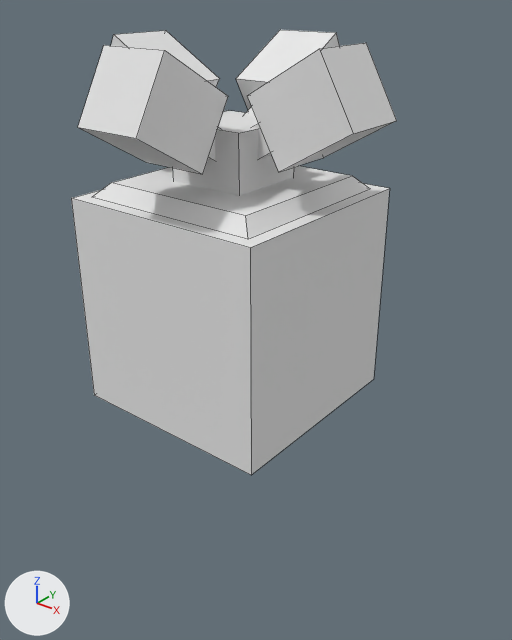
Before and after pictures for a commit that changed the OBJ model src/main/resources/assets/immersivefarming/models/block/sprinkler_normal_inv.obj.
One viewpoint serves both versions: a camera (50 mm lens) standing at (2.0, -2.34, 1.87) and looking at (0.36, -0.3, 0.6). Every picture has the same lights, and +X, +Y and +Z are marked at lower left. Mesh edges are drawn as thin lines. Where no turn or scale is listed for an object, it has been applied to the vertices.

The scene before the commit, as lines of its bpy script (objects in view):
```python
ob_cube = bpy.data.objects.new('cube', me_cube)
ob_cube.location = (0.0, 0.0, 0.0)
ob_cube_001 = bpy.data.objects.new('cube.001', me_cube_001)
ob_cube_001.location = (0.0, 0.0, 0.0)
ob_cube_002 = bpy.data.objects.new('cube.002', me_cube_002)
ob_cube_002.location = (0.0, 0.0, 0.0)
ob_cube_003 = bpy.data.objects.new('cube.003', me_cube_003)
ob_cube_003.location = (0.0, 0.0, 0.0)
ob_cube_004 = bpy.data.objects.new('cube.004', me_cube_004)
ob_cube_004.location = (0.0, 0.0, 0.0)
ob_cube_005 = bpy.data.objects.new('cube.005', me_cube_005)
ob_cube_005.location = (0.0, 0.0, 0.0)
```
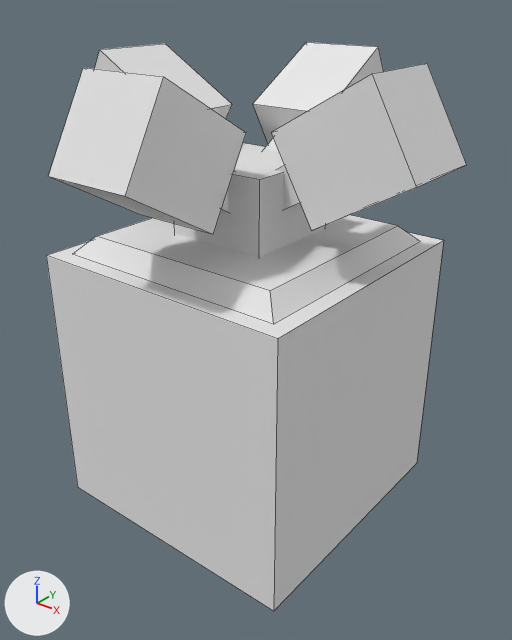
Commit message: fix: working sprinkler models

The edits, one by one:
me_cube is used by ob_cube; location (0.0, 0.0, 0.0).
me_cube had 16 vertices, 12 faces and spanned x -0.5..0.5, y -0.5..0.5, z 0.0..1.062.
me_cube now has 120 vertices, 90 faces and spans x -0.189..1.189, y -1.189..0.189, z 0.0..1.64.
me_cube part 1: a new loose piece, a box spanning x 0.312..0.688, y -0.687..-0.312, z 0.938..1.312, in mat_m_9b6b2ba4_81ed_8240_93b9_751bc618b6e9 (white #e7e7e7).
me_cube part 2: the loose piece of 8 vertices spanning x -0.438..0.438, y -0.437..0.438, z 1.0..1.062 is moved by (0.5, -0.5, 0.0).
me_cube part 3: the loose piece of 8 vertices spanning x -0.5..0.5, y -0.5..0.5, z 0.0..1.0 is moved by (0.5, -0.5, 0.0).
Part 4, on me_cube:
32 vertices are added at x -0.189..1.189, y -1.189..0.189, z 1.138..1.64.
8 new vertices lie (0.312, 0.0, 0.0) away from vertices in x 0.344, y -1.189..0.189, z 1.181..1.64.
8 new vertices lie (0.124, 0.0, 0.0) away from vertices in x 0.438, y -0.872..-0.128, z 1.138..1.402.
8 new vertices lie (0.0, 0.312, 0.0) away from vertices in x -0.189..1.189, y -0.656, z 1.181..1.64.
8 new vertices lie (0.0, 0.125, 0.0) away from vertices in x 0.128..0.872, y -0.562, z 1.138..1.402.
48 new faces join them.
Object 'cube.001' (ob_cube_001) is deleted.
Object 'cube.002' (ob_cube_002) is deleted.
Object 'cube.003' (ob_cube_003) is deleted.
Object 'cube.004' (ob_cube_004) is deleted.
Object 'cube.005' (ob_cube_005) is deleted.

Pixel boxes [x1, y1, x2, y2] of what changed, in the pictures (512 x 640 px; the box of a moved part takes in the faces that stretch with it):
'cube', reshaped (32% wider, 84% taller): before [71, 166, 389, 475]; after [46, 42, 466, 611]
'cube.004', deleted: before [78, 45, 228, 174]
'cube.003', deleted: before [248, 43, 397, 172]
'cube.005', deleted: before [172, 110, 294, 196]
'cube.002', deleted: before [236, 30, 340, 116]
'cube.001', deleted: before [111, 30, 219, 87]
part 1 of me_cube, added: after [174, 143, 325, 258]
part 2 of me_cube, moved or reshaped: before [92, 166, 370, 239]; after [72, 215, 419, 324]
part 3 of me_cube, moved or reshaped: before [71, 183, 389, 475]; after [46, 232, 444, 611]
part 4 of me_cube, added: after [49, 42, 466, 234]
